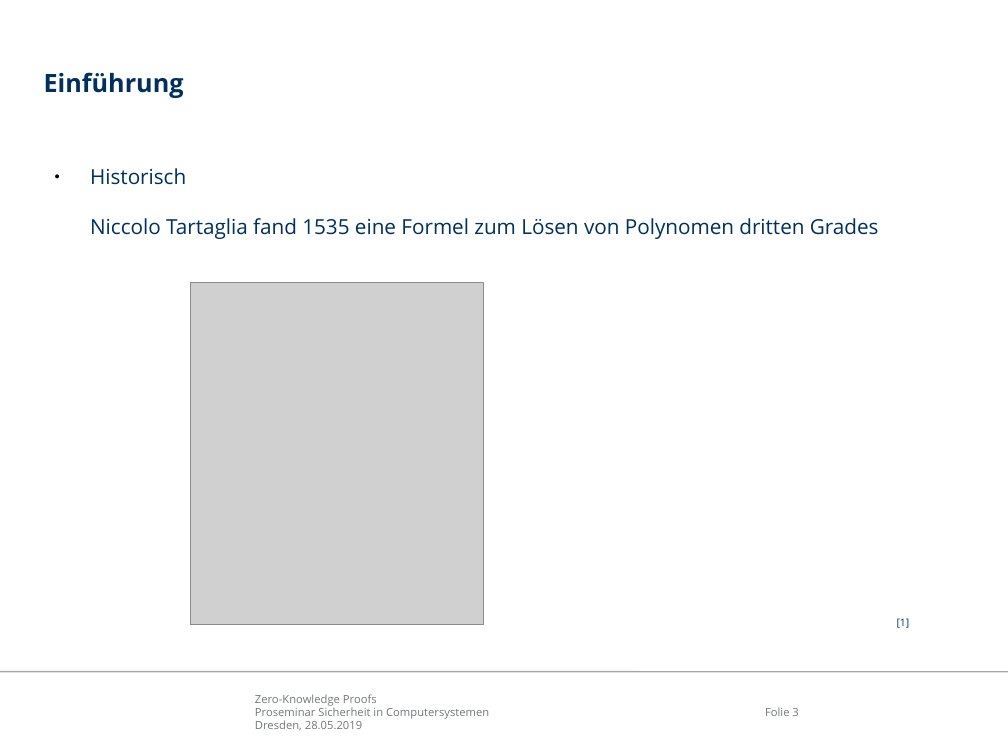
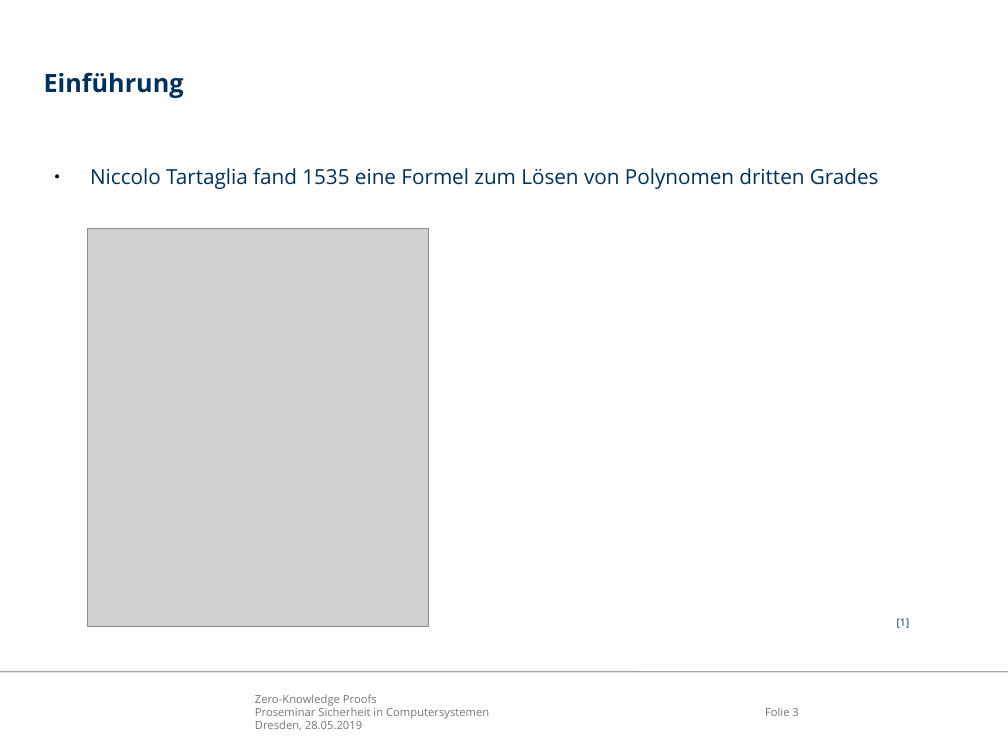
Before and after one commit to mostermann96/Presentations, a slide deck: slide 3 of Zero-Knowledge Proofs/Präsentation/ZKP.odp. Drawn at 1008x756 pixels with LibreOffice and Linux fonts; fonts in the diff are those of the drawing; grey boxes stand for pictures; background and template pictures are left out. Boxes give left, top, right and bottom in pixels: in the first picture for what was removed or moved away, otherwise in the second. Text is boxed around its words. In the diff, an @@ line names an element or a change of style, - is before the commit and + after.

```diff
--- a/Zero-Knowledge Proofs/Präsentation/ZKP.odp
+++ b/Zero-Knowledge Proofs/Präsentation/ZKP.odp
@@ text at bbox=[90, 168, 879, 189]: text changed @@
-● Historisch
-  Niccolo Tartaglia fand 1535 eine Formel zum Lösen von Polynomen dritten Grades
+● Niccolo Tartaglia fand 1535 eine Formel zum Lösen von Polynomen dritten Grades
@@ picture: place and size @@
-picture at bbox=[191, 282, 484, 625]
+picture at bbox=[88, 229, 429, 627]
```
Also in this commit, not shown: 3 other slides changed, 1 slide added, 8 other files.
